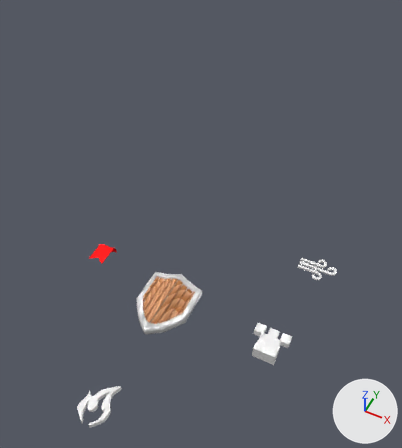
What one commit did to the Blender file src/img/buttons_01.blend.
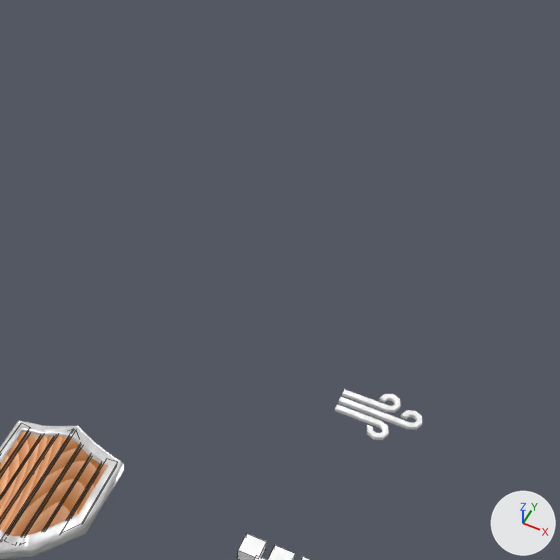
There are two pictures of each version: one whole from a 50 mm lens placed at (4.54, -6.92, 12.46), pointed at (0.47, 1.22, 2.29), one close up on the part from 37% to 99% of the width and 18% to 75% of the height. The lights are fixed; the arrows at lower right show +X, +Y and +Z. The close-ups show mesh edges as thin lines.

Before the edit, the objects in view are built like this:
```python
me_circle_002 = bpy.data.meshes.new('Circle.002')
me_circle_002.from_pydata(...)  # 96 vertices, 90 faces; spans x -1.58..1.59, y -8.57..-6.3, z 0.06..0.22
me_cube_002 = bpy.data.meshes.new('Cube.002')
me_cube_002.from_pydata(...)  # 88 vertices, 50 faces; spans x -0.66..0.66, y -0.85..0.93, z 0.09..0.24
me_cube_002.materials.append(mat_wood)
me_cube_005 = bpy.data.meshes.new('Cube.005')
me_cube_005.from_pydata(...)  # 32 vertices, 24 faces; spans x -6.46..1.0, y -4.85..1.0, z -2.62..0.47
ob_tower = bpy.data.objects.new('Tower', me_cube_005)
ob_tower.location = (3.25, 0.35, 0.25)
ob_tower.scale = (0.124, 0.124, 0.124)
ob_wind = bpy.data.objects.new('Wind', me_circle_002)
ob_wind.location = (3.25, 0.35, 0.25)
ob_wind.scale = (0.324, -0.324, 0.324)
ob_wood = bpy.data.objects.new('Wood', me_cube_002)
ob_wood.location = (0.0, 0.0, 0.01)
ob_wood.scale = (1.04, 1.0, 1.0)
# also in view: 'Shield' at (0.0, 0.0, 0.14)
```
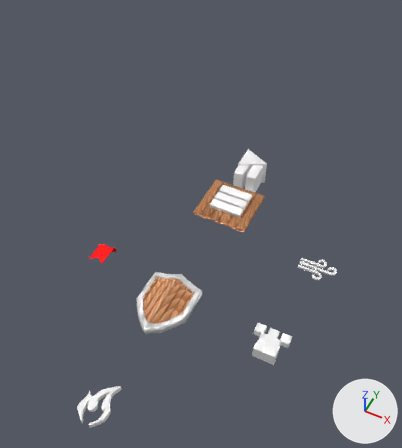
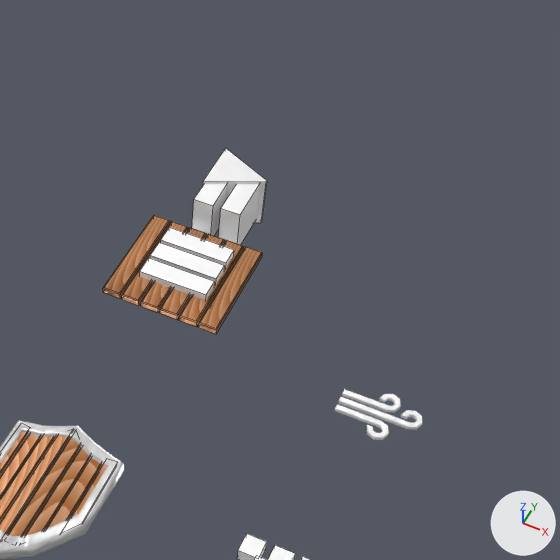
Commit message: add new buttons to the tileset : hamburger menu, play and pause

Pixel boxes (x1, y1, x2, y2) of what changed, in the close-ups (560 x 560 px):
'Panel', added: after (103, 215, 263, 334)
'Menu', added: after (140, 227, 234, 300)
'Pause', added: after (192, 184, 260, 245)
'Play', added: after (203, 148, 267, 223)

What changed in the scene script:
```text
Add mat_wood_001:
    mat_wood_001 = bpy.data.materials.new('Wood.001')
    # nodes: BsdfPrincipled, Displacement, Gamma, Math, Mix, OutputMaterial, RGB, TexVoronoi, TexWave, UVMap
    # colours: orange #bc7922, white #ffffff
Add me_cube_003:
    me_cube_003.from_pydata(...)  # 72 vertices, 60 faces; spans x -0.43..5.13, y -2.47..2.82, z -0.16..0.16
    me_cube_003.materials.append(mat_wood_001)
Add me_cube_004:
    me_cube_004.from_pydata(...)  # a box spanning x -1.54..1.54, y -0.66..0.22, z -0.49..0.49
Add me_cube_006:
    me_cube_006.from_pydata([(-1.0, -1.0, -1.0), (-1.0, -1.0, 1.0), (-1.0, 1.0, -1.0), (-1.0, 1.0, 1.0), (1.0, -0.04, -1.0), (1.0, -0.04, 1.0), (1.0, 0.04, -1.0), (1.0, 0.04, 1.0)], [], [(0, 1, 3, 2), (2, 3, 7, 6), (6, 7, 5, 4), (4, 5, 1, 0), (2, 6, 4, 0), (7, 3, 1, 5)])
Add me_cube_007:
    me_cube_007.from_pydata(...)  # a box spanning x -0.41..0.41, y -1.0..1.0, z -1.0..1.0
Add ob_panel:
    ob_panel = bpy.data.objects.new('Panel', me_cube_003)
    ob_panel.location = (-0.73, 4.11, 0.0)
    ob_panel.scale = (0.305, 0.305, 0.305)
Add ob_menu:
    ob_menu = bpy.data.objects.new('Menu', me_cube_004)
    ob_menu.location = (0.0, 4.65, 0.0)
    ob_menu.scale = (0.324, 0.324, 0.324)
    _m = ob_menu.modifiers.new('Array', 'ARRAY')
    _m.count = 3
    _m.constant_offset_displace = (0.0, 0.0, 0.0)
    _m.relative_offset_displace = (0.0, -1.2, 0.0)
Add ob_play:
    ob_play = bpy.data.objects.new('Play', me_cube_006)
    ob_play.location = (0.04, 5.97, 0.0)
    ob_play.scale = (0.41, 0.41, 0.41)
Add ob_pause:
    ob_pause = bpy.data.objects.new('Pause', me_cube_007)
    ob_pause.location = (-0.2, 5.62, 0.0)
    ob_pause.scale = (0.365, 0.411, 0.365)
    _m = ob_pause.modifiers.new('Array', 'ARRAY')
    _m.constant_offset_displace = (0.0, 0.0, 0.0)
    _m.relative_offset_displace = (1.4, 0.0, 0.0)
```
